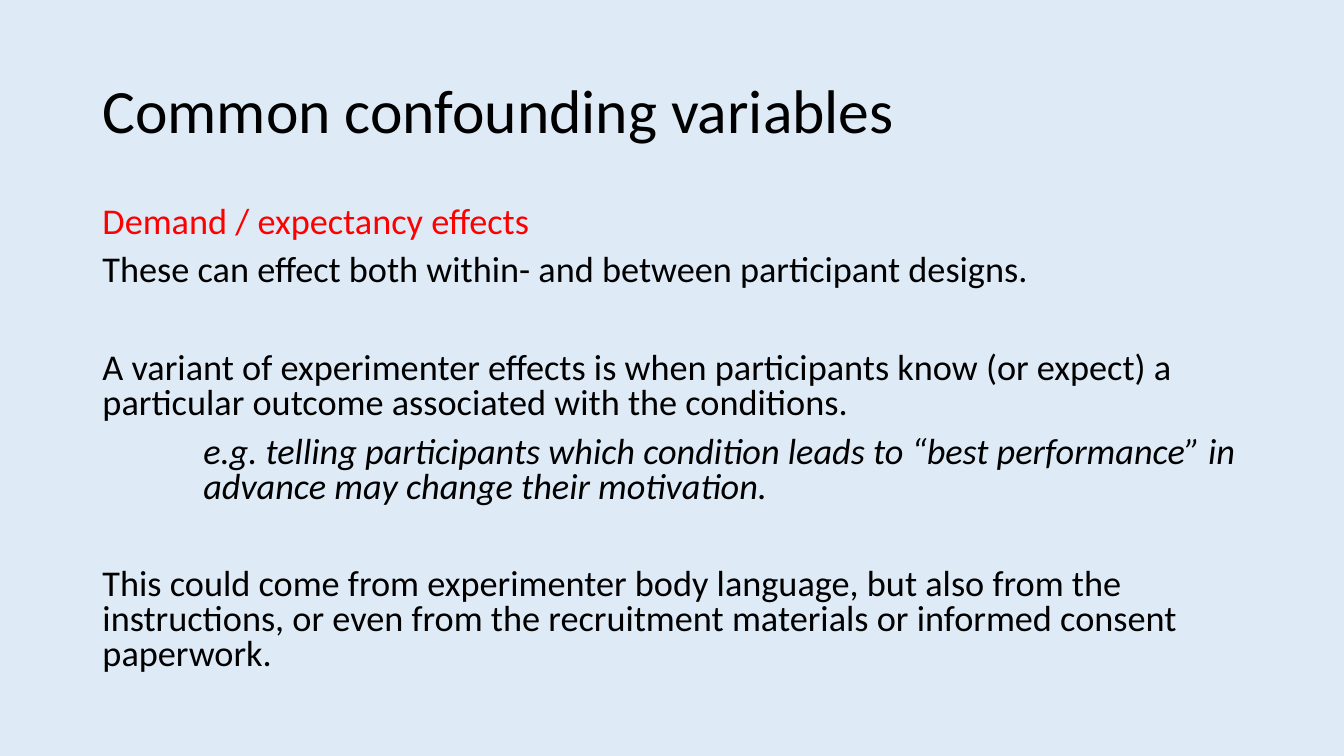
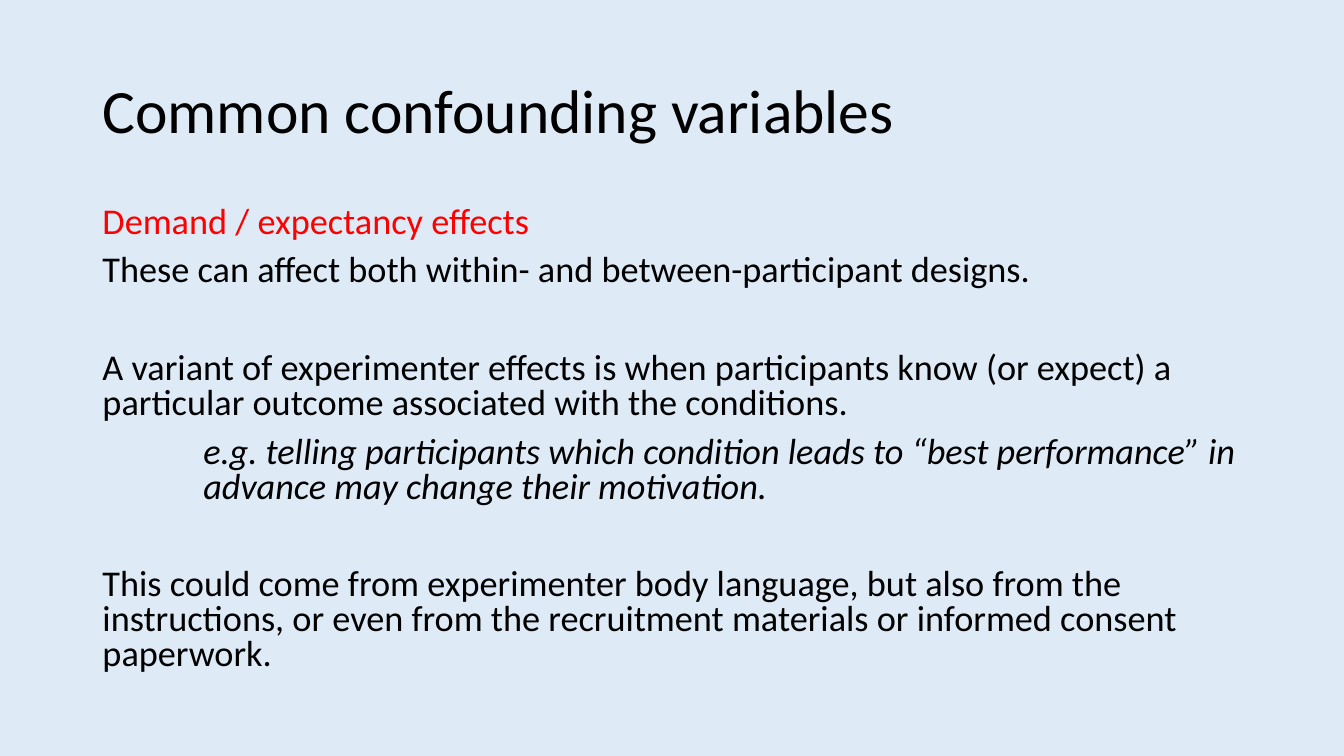
Before and after one commit to ajwills72/rmhealth-found, a slide deck: slide 40 of docs/experiments_data.pptx. Drawn at 1344x756 pixels with LibreOffice and Linux fonts; fonts in the diff are those of the drawing. Boxes give left, top, right and bottom in pixels: in the first picture for what was removed or moved away, otherwise in the second. Text is boxed around its words. In the diff, an @@ line names an element or a change of style, - is before the commit and + after.

```diff
--- a/docs/experiments_data.pptx
+++ b/docs/experiments_data.pptx
@@ text at <box>102,256,1030,289</box>: text changed @@
-These can effect both within- and between participant designs.
+These can affect both within- and between-participant designs.
```
Also in this commit, not shown: 15 other slides changed, 3 slides added, 25 slides removed, 3 other files.
